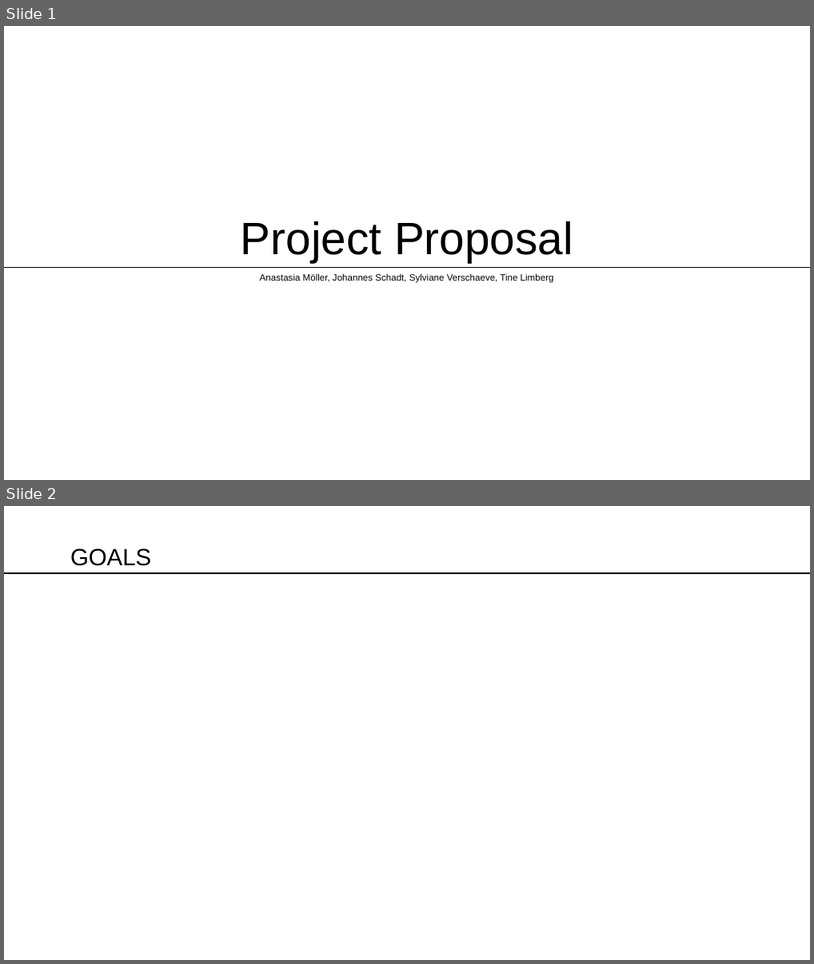
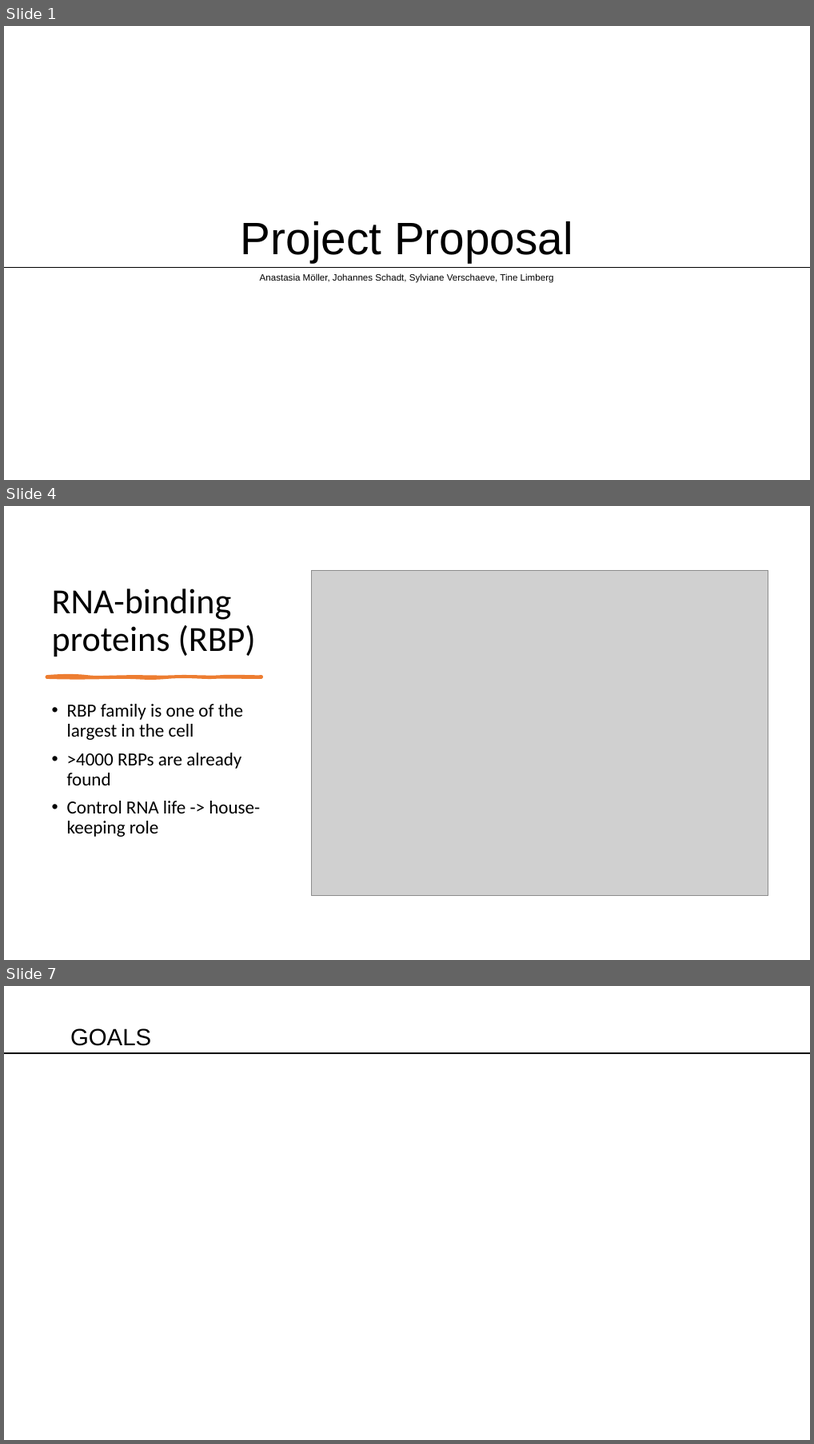
Before and after one commit to datascience-mobi-2023/topic03_team04, a slide deck: Project proposal.pptx. Shown one above the other, each under a label of ours: slides 1 and 2 before the commit, slides 1, 4 and 7 after it; the slides between them are not shown. The pictures are 814x964 and 814x1444 pixels, drawn with LibreOffice and Linux fonts; fonts in the diff are those of the drawing; grey boxes stand for pictures. Boxes give left, top, right and bottom in pixels: in the first picture for what was removed or moved away, otherwise in the second. Text is boxed around its words. In the diff, an @@ line names an element or a change of style, - is before the commit and + after.

```diff
--- a/Project proposal.pptx
+++ b/Project proposal.pptx
@@ slide 4 added at <box>4,506,810,960</box>, background #FFFFFF @@
@@ picture added at <box>312,570,769,896</box> @@
@@ title added at <box>52,588,256,656</box>, 42 pt, text #000000 @@
+RNA-binding proteins (RBP)
@@ freeform shape added at <box>46,676,262,677</box>, fill #ED7D31, outline #ED7D31 3 pt @@
@@ text added at <box>67,704,260,836</box>, 22 pt, text #000000 @@
+• RBP family is one of the largest in the cell
+• >4000 RBPs are already found
+• Control RNA life -> house-keeping role
@@ what was slide 2 is now slide 7 @@
```
Also in this commit, not shown: 5 other slides added.
